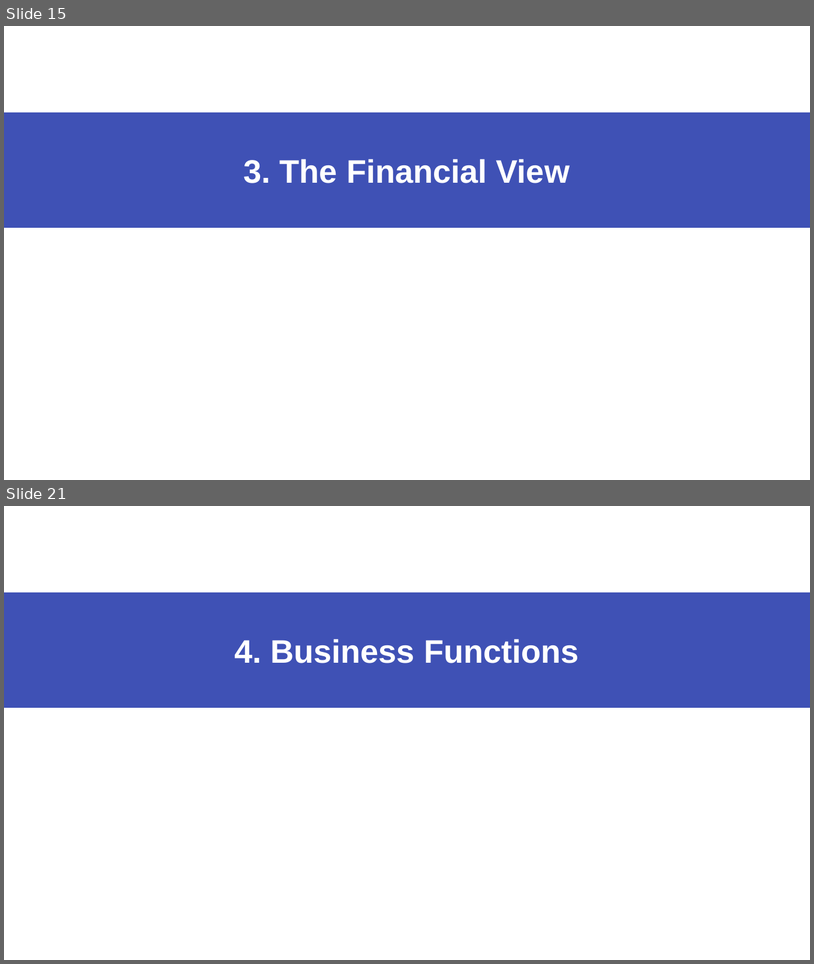
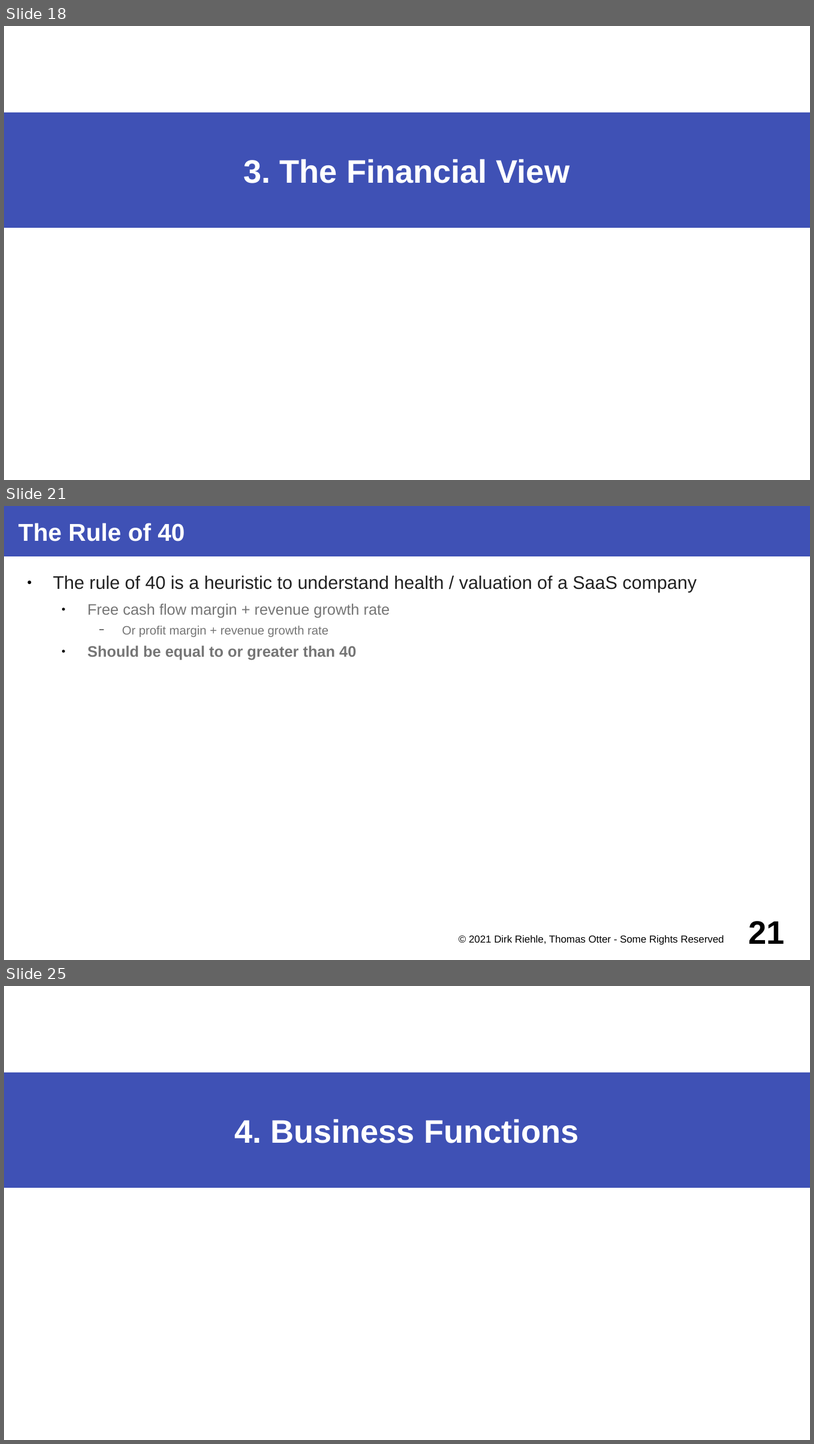
Before and after one commit to dirkriehle/coss-course, a slide deck: Lecture slides/COSS B03 - Software Vendors.odp. Shown one above the other, each under a label of ours: slides 15 and 21 before the commit, slides 18, 21 and 25 after it; the slides between them are not shown. The pictures are 814x964 and 814x1444 pixels, drawn with LibreOffice and Linux fonts; fonts in the diff are those of the drawing. Boxes give left, top, right and bottom in pixels: in the first picture for what was removed or moved away, otherwise in the second. Text is boxed around its words. In the diff, an @@ line names an element or a change of style, - is before the commit and + after.

Commit message:
Updated Thomas slides with changes from 2021

```diff
--- a/Lecture slides/COSS B03 - Software Vendors.odp
+++ b/Lecture slides/COSS B03 - Software Vendors.odp
@@ slide 21 added at (4,506,810,960), background #FFFFFF @@
@@ title added at (4,506,810,556), fill #3F51B5, 24 pt, text #FFFFFF, bold @@
+The Rule of 40
@@ text added at (53,576,697,660), 15 pt, text #757575 @@
+● The rule of 40 is a heuristic to understand health / valuation of a SaaS company
+  ● Free cash flow margin + revenue growth rate
+    − Or profit margin + revenue growth rate
+  ● Should be equal to or greater than 40
@@ text added at (469,934,724,945), 10 pt, text #000000 @@
+© 2021 Dirk Riehle, Thomas Otter - Some Rights Reserved
@@ page number added at (749,921,785,943), 32 pt, text #000000, bold @@
+21
@@ what was slide 15 is now slide 18 @@
@@ what was slide 21 is now slide 25 @@
```
Also in this commit, not shown: 42 slides changed, 3 other slides added, 1 other file.
